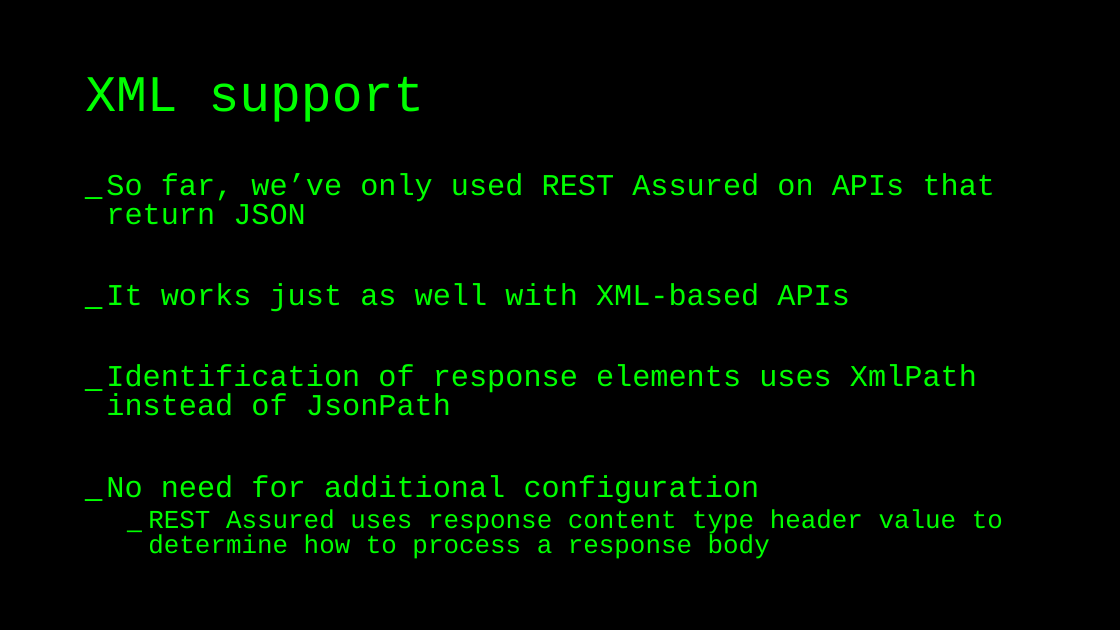
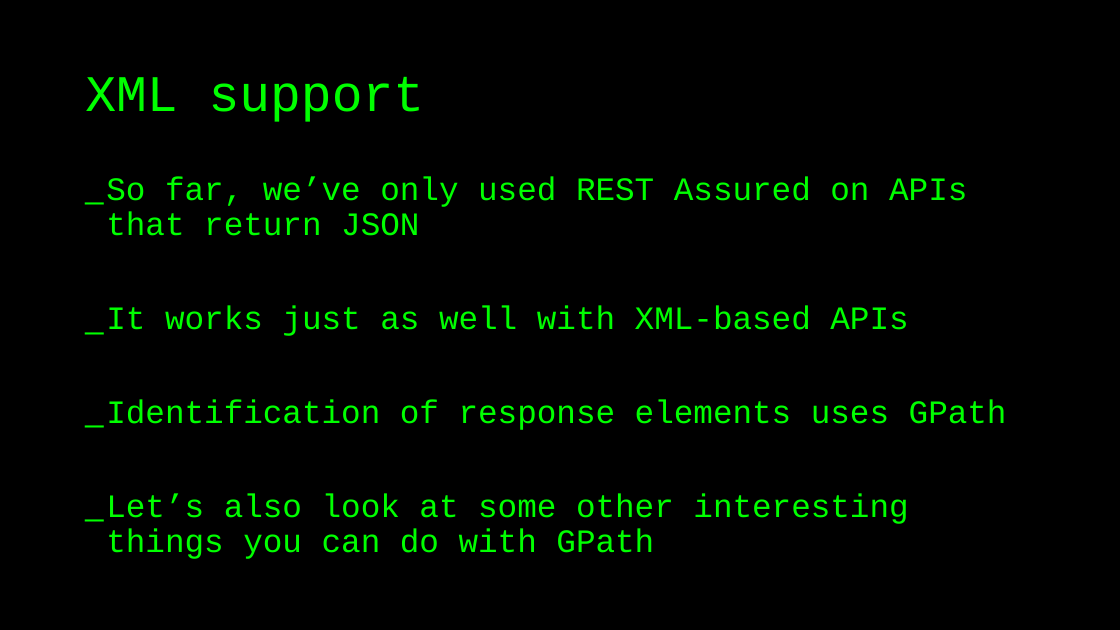
Before and after one commit to basdijkstra/rest-assured-workshop, a slide deck: slide 57 of RestAssuredWorkshop.pptx. Drawn at 1120x630 pixels with LibreOffice and Linux fonts; fonts in the diff are those of the drawing. Boxes give left, top, right and bottom in pixels: in the first picture for what was removed or moved away, otherwise in the second. Text is boxed around its words. In the diff, an @@ line names an element or a change of style, - is before the commit and + after.

Commit message:
Update slides

```diff
--- a/RestAssuredWorkshop.pptx
+++ b/RestAssuredWorkshop.pptx
@@ text at (x1=106, y1=176, x2=967, y2=336): size 25.9 to 28 pt in "So far, we’ve only used REST Assured ...", "It works just as well with XML-based ..."; line spacing 0.8 to 0.9 @@
@@ text at (x1=106, y1=399, x2=1007, y2=559): text changed; size 25.9 to 28 pt @@
-_ Identification of response elements uses XmlPath instead of JsonPath
-_ No need for additional configuration
-  _ REST Assured uses response content type header value to determine how to process a response body
+_ Identification of response elements uses GPath
+_ Let’s also look at some other interesting things you can do with GPath
```
Also in this commit, not shown: 38 other slides changed, 2 other files.
